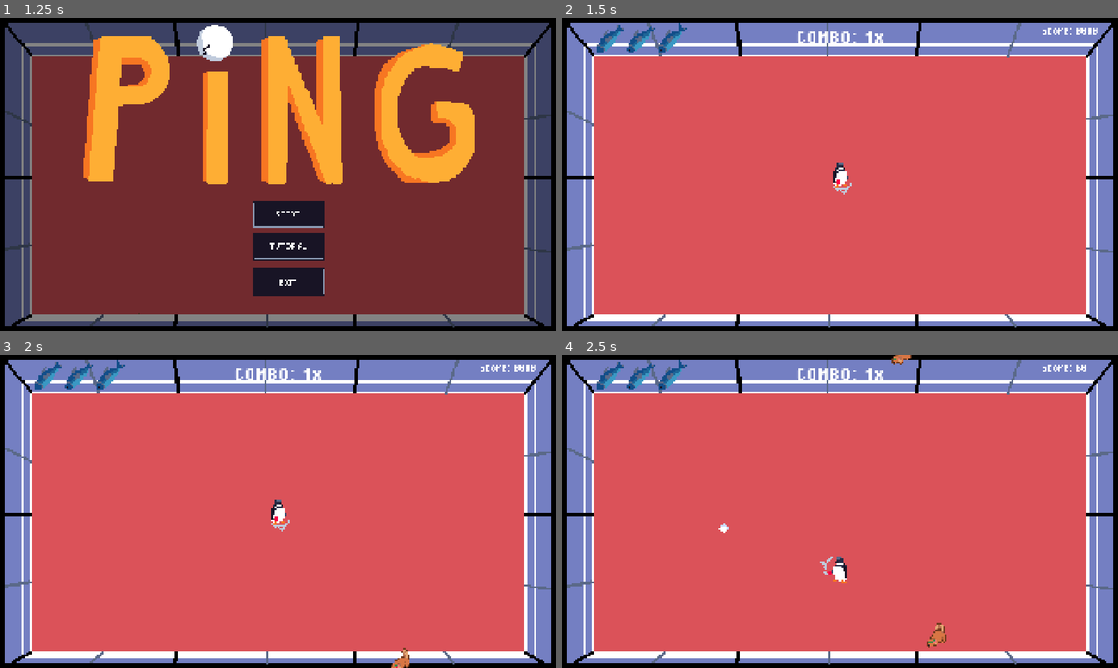
Above: before the commit, frames 1-4 (two rows, left to right).
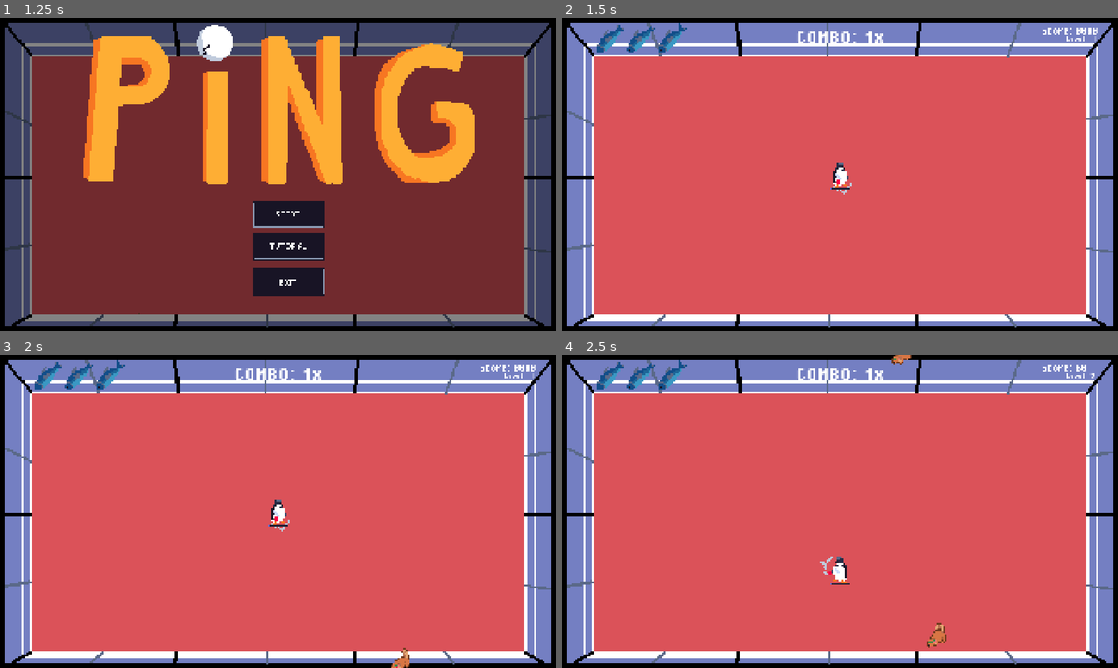
Above: after the commit, the same moments.

Repository: NicholasNg380/PING
Game: Godot game, scene res://scenes/mainScenes/start_screen.tscn
Two runs of this game, one before a commit and one after it. Both use one fixed random seed, a clock stepped at 60 frames per second and the inputs below. The engine's default icon, where the game draws it, is replaced by a stand-in: a white triangle on a blue panel in a dark square. Sound files missing from this copy of the repository are replaced by a short silence.
Inputs (mouse positions are in pixels of both pictures, inside the frame that each line leads up to):
- Up to frame 1 (1.25 s): tap Enter at 0.5 s; move the mouse to (400, 158) at 0.52 s; hold D (right) from 0.53 s (still down); tap 1 at 0.6 s; tap 2 at 0.8 s
- Up to frame 2 (1.5 s): release D (right) at 1.25 s; click (851, 215) at 1.25 s
- Up to frame 3 (2 s): no input
- Up to frame 4 (2.5 s): tap Space (hit) at 2 s; move the mouse to (728, 527) at 2.02 s; hold S (down) from 2.03 s (still down); tap 2 at 2.1 s; tap 3 at 2.3 s

Frame 1 is identical in both runs. In frame 2, less than 0.1% of the frame differs, in the area x 48-97%, y 5-55%; in frame 3, less than 0.1%; in frame 4, 0.1%, in the area x 28-96%, y 5-74%.
Error after the commit: Parse Error: Used space character for indentation instead of tab as used before in the file. (res://scripts/playerScripts/ball.gd:111)

Commit message:
Added level
Added what level the player is at

Diff:
--- a/scenes/mainScenes/Game.tscn
+++ b/scenes/mainScenes/Game.tscn
@@ -196,6 +196,16 @@
 [node name="ComboSound" type="AudioStreamPlayer" parent="." unique_id=420644926]
 stream = ExtResource("10_x2hy4")
 
+[node name="Level" type="Label" parent="." unique_id=1675573370]
+offset_left = 780.0
+offset_top = -484.0
+offset_right = 886.0
+offset_bottom = -455.0
+theme_override_fonts/font = ExtResource("5_ekv5x")
+theme_override_font_sizes/font_size = 28
+text = "Level - 1"
+vertical_alignment = 1
+
 [connection signal="game_over" from="Player" to="." method="_on_player_game_over"]
 [connection signal="increase_combo" from="Player" to="." method="_on_player_increase_combo"]
 [connection signal="reset_combo" from="Player" to="." method="_on_player_reset_combo"]
--- a/scripts/controllers/game_controller.gd
+++ b/scripts/controllers/game_controller.gd
@@ -35,6 +35,7 @@
 
 @onready var scoreCard = $Score
 @onready var comboCard = $Combo
+@onready var levelCard = $Level
 
 @onready var music_bus = AudioServer.get_bus_index("Music")
 @onready var lowpass = AudioServer.get_bus_effect(music_bus, 0)
@@ -91,6 +92,7 @@
 
 func start_level(level_id):
 	if (level_id != 1):
+		levelCard.text = "Level: %s" % [str(level_id)]
 		increase_score(NEXT_STAGE_SCORE)
 	elif (level_id > 10):
 		$WinGameScreen.visible = true
--- a/scripts/playerScripts/ball.gd
+++ b/scripts/playerScripts/ball.gd
@@ -109,7 +109,7 @@
 			ball_state = State.HIT_ENEMY
 			update_score.emit(ENEMY_HIT_SCORE)
 			body.take_damage(DAMAGE + DAMAGE_MULTIPLIER)
-			if player.explosion and game.combo >= 3:
+ 			if player.explosion and game.combo >= 3:
 				var explode = explosion.instantiate()
 				explode.global_position = global_position
 				get_tree().current_scene.add_child(explode)
Not shown: 1 places in scenes/mainScenes/Game.tscn that only renumber resources
